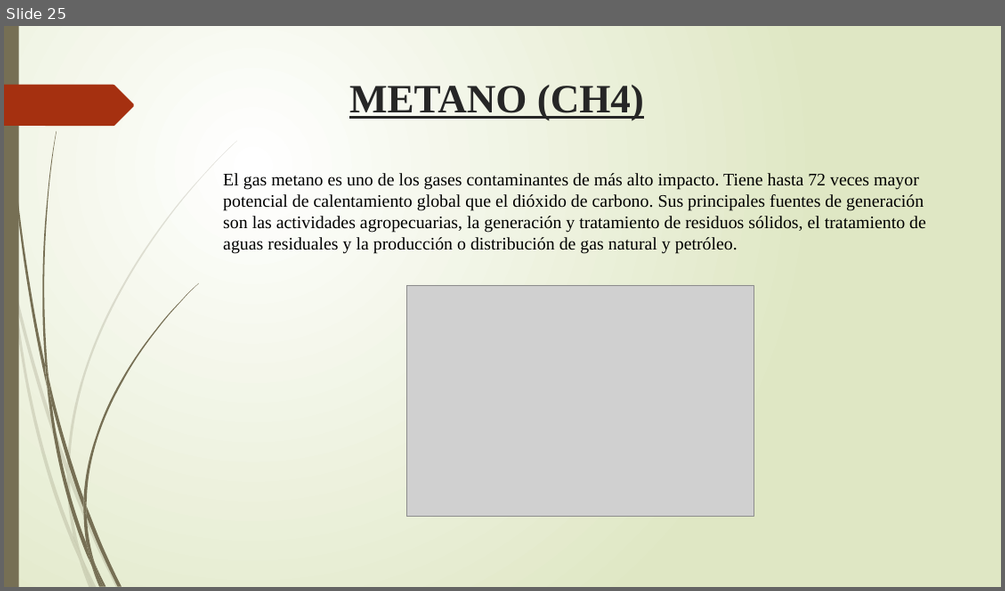
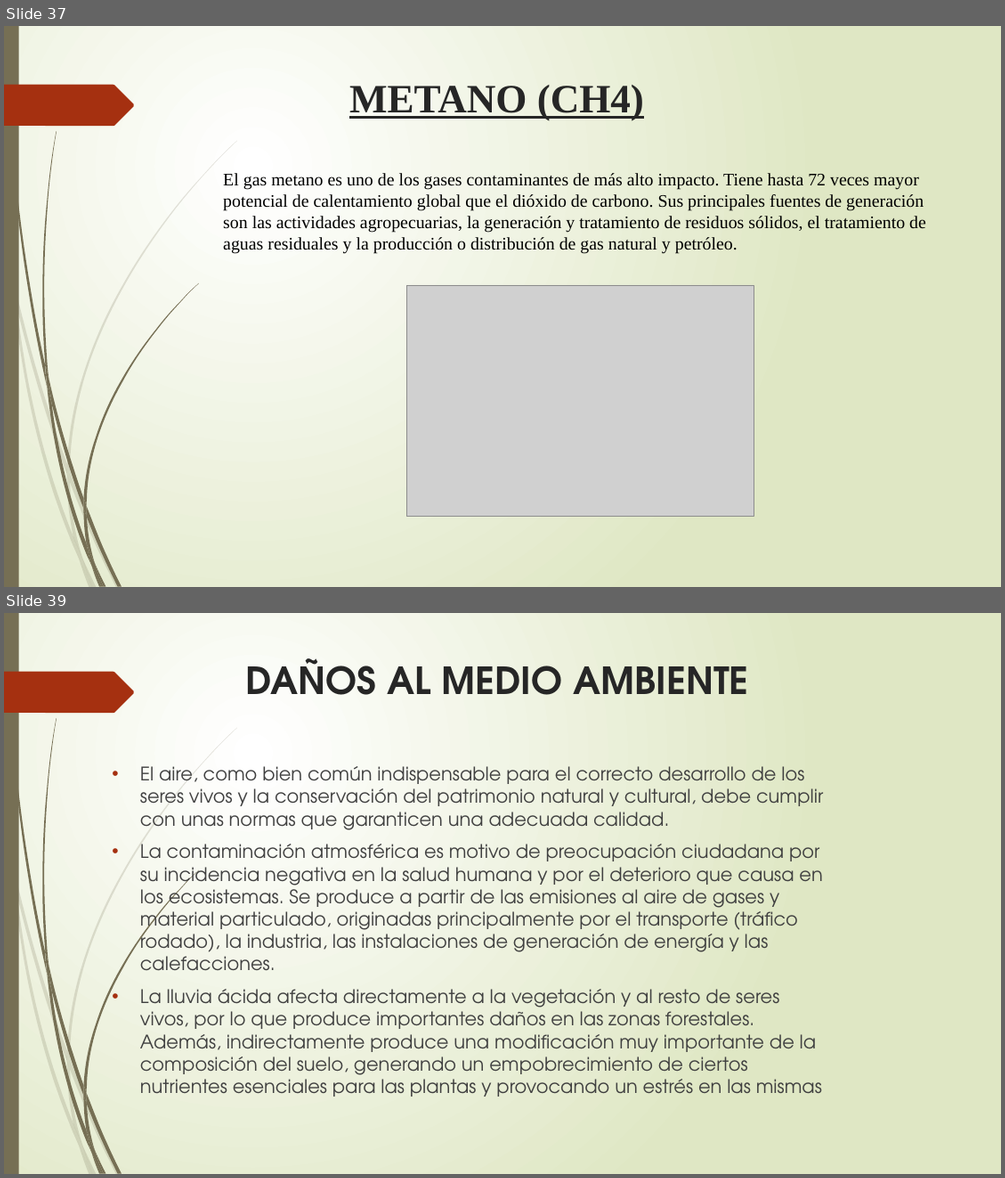
Before and after one commit to IvanRivera771/Documentos-GIT, a slide deck: Trabajo de Investigación Gases.pptx. Shown one above the other, each under a label of ours: slide 25 before the commit, slides 37 and 39 after it; the slides between them are not shown. The pictures are 1005x591 and 1005x1178 pixels, drawn with LibreOffice and Linux fonts; fonts in the diff are those of the drawing; grey boxes stand for pictures. Boxes give left, top, right and bottom in pixels: in the first picture for what was removed or moved away, otherwise in the second. Text is boxed around its words. In the diff, an @@ line names an element or a change of style, - is before the commit and + after.

Commit message:
gases quimica

```diff
--- a/Trabajo de Investigación Gases.pptx
+++ b/Trabajo de Investigación Gases.pptx
@@ slide 39 added at box(4, 613, 1001, 1174), background gradient #FFFFFF to #DFE8C4; not listed: 24 template elements that a slide beside it also shows @@
@@ title added at box(245, 658, 748, 695), 36 pt, text #262626, bold @@
+DAÑOS AL MEDIO AMBIENTE
@@ text added at box(140, 766, 823, 1096), 18 pt, text #404040 @@
+• El aire, como bien común indispensable para el correcto desarrollo de los seres vivos y la conservación del patrimonio natural y cultural, debe cumplir con unas normas que garanticen una adecuada calidad.
+• La contaminación atmosférica es motivo de preocupación ciudadana por su incidencia negativa en la salud humana y por el deterioro que causa en los ecosistemas. Se produce a partir de las emisiones al aire de gases y material particulado, originadas principalmente por el transporte (tráfico rodado), la industria, las instalaciones de generación de energía y las calefacciones.
+• La lluvia ácida afecta directamente a la vegetación y al resto de seres vivos, por lo que produce importantes daños en las zonas forestales. Además, indirectamente produce una modificación muy importante de la composición del suelo, generando un empobrecimiento de ciertos nutrientes esenciales para las plantas y provocando un estrés en las mismas
@@ what was slide 25 is now slide 37 @@
```
Also in this commit, not shown: 3 slides changed, 18 other slides added, 6 slides removed, 1 other file.
